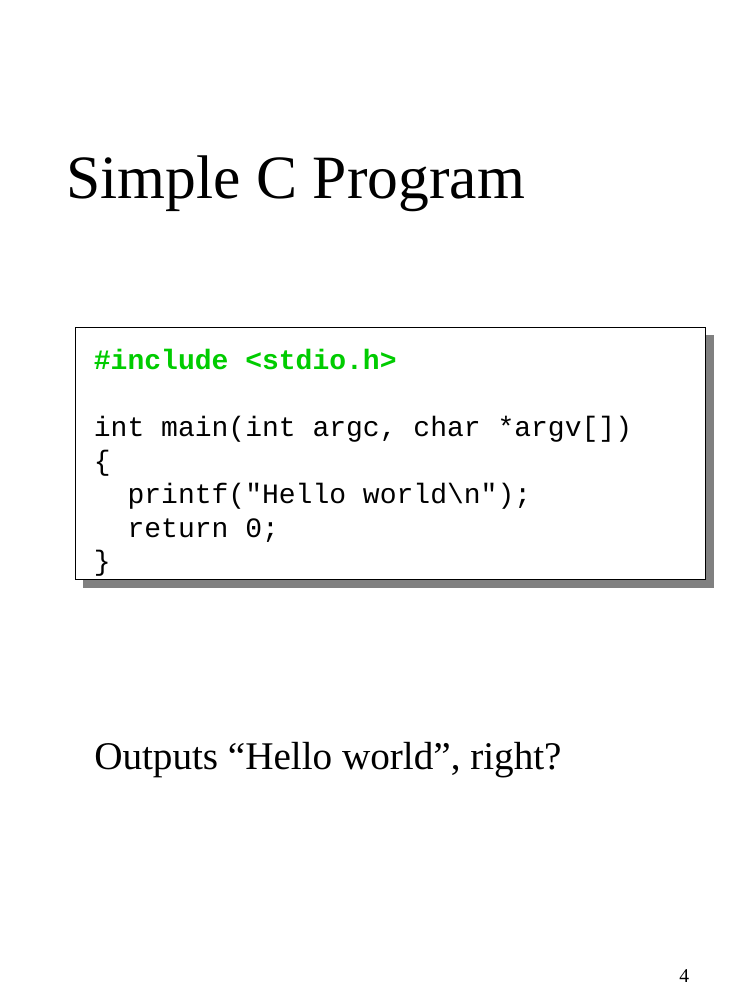
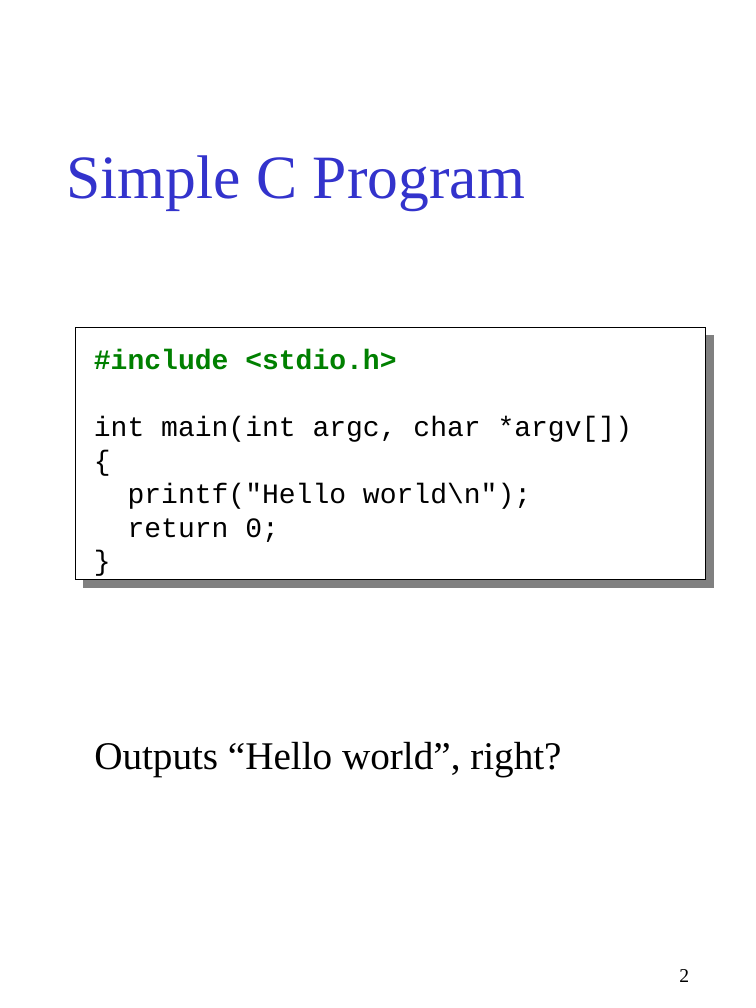
Before and after one commit to gjbadros/empirical_macros, a slide deck: slide 2 of cpp/paper/pcp3.ppt (slide 4 before the commit). Drawn at 756x1008 pixels with LibreOffice and Linux fonts; fonts in the diff are those of the drawing. Boxes give left, top, right and bottom in pixels: in the first picture for what was removed or moved away, otherwise in the second. Text is boxed around its words. In the diff, an @@ line names an element or a change of style, - is before the commit and + after.

```diff
--- a/cpp/paper/pcp3.ppt
+++ b/cpp/paper/pcp3.ppt
@@ title "Simple C Program" at (x1=67, y1=155, x2=525, y2=209): text colour #000000 to #3333CC @@
@@ text at (x1=94, y1=349, x2=396, y2=370): text colour #00CC00 to #008000 in "#include <stdio.h>" @@
@@ page number at (x1=679, y1=969, x2=689, y2=982): text changed @@
-4
+2
```
Also in this commit, not shown: 30 other slides changed, 4 slides added, 5 slides removed.
